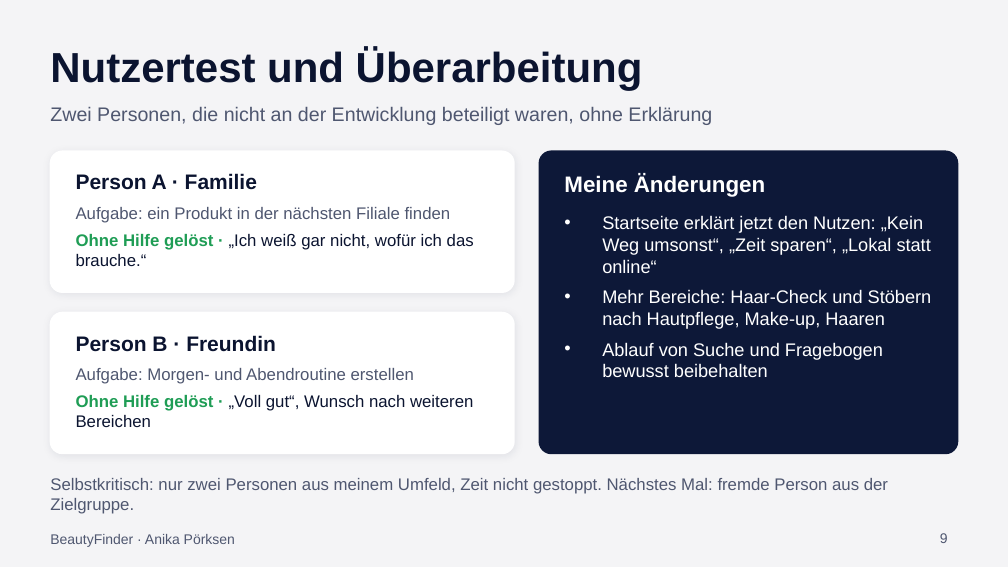
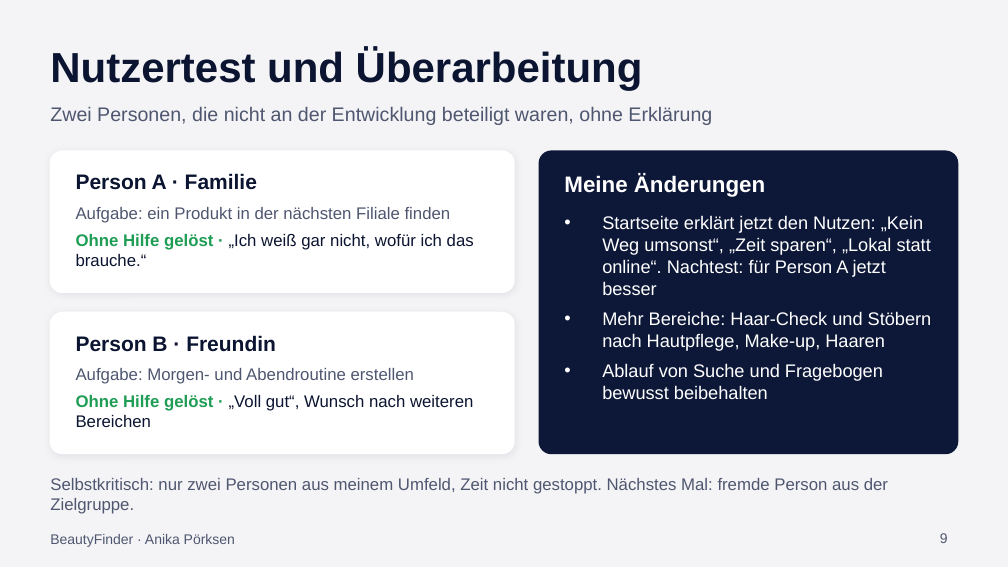
Before and after one commit to anikaprksn/Digitale-WElten, a slide deck: slide 9 of abgabe/Praesentation_BeautyFinder.pptx. Drawn at 1008x567 pixels with LibreOffice and Linux fonts; fonts in the diff are those of the drawing. Boxes give left, top, right and bottom in pixels: in the first picture for what was removed or moved away, otherwise in the second. Text is boxed around its words. In the diff, an @@ line names an element or a change of style, - is before the commit and + after.

```diff
--- a/abgabe/Praesentation_BeautyFinder.pptx
+++ b/abgabe/Praesentation_BeautyFinder.pptx
@@ text at box(602, 215, 931, 295): text changed @@
-• Startseite erklärt jetzt den Nutzen: „Kein Weg umsonst“, „Zeit sparen“, „Lokal statt online“
+• Startseite erklärt jetzt den Nutzen: „Kein Weg umsonst“, „Zeit sparen“, „Lokal statt online“. Nachtest: für Person A jetzt besser
```
Also in this commit, not shown: 1 other file.
